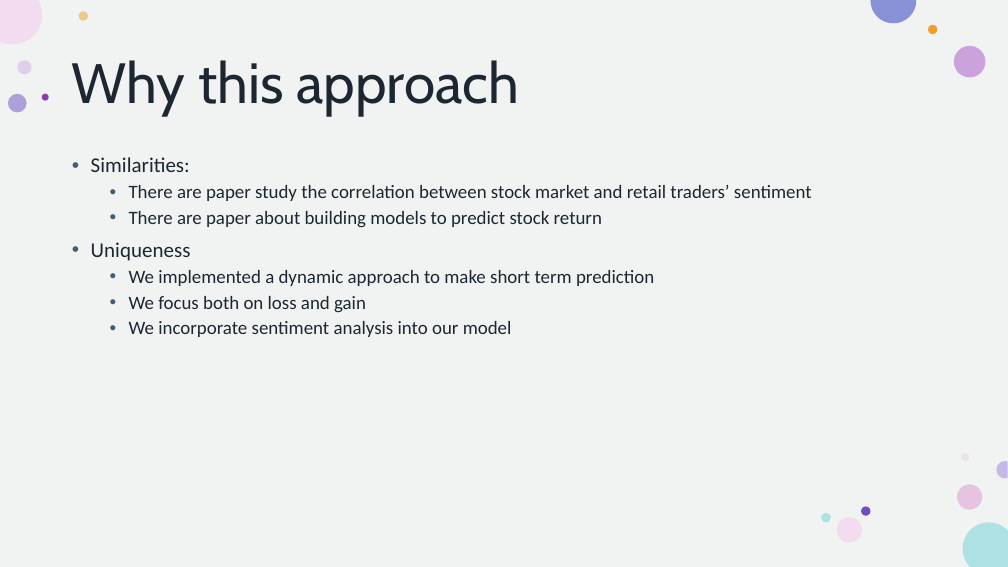
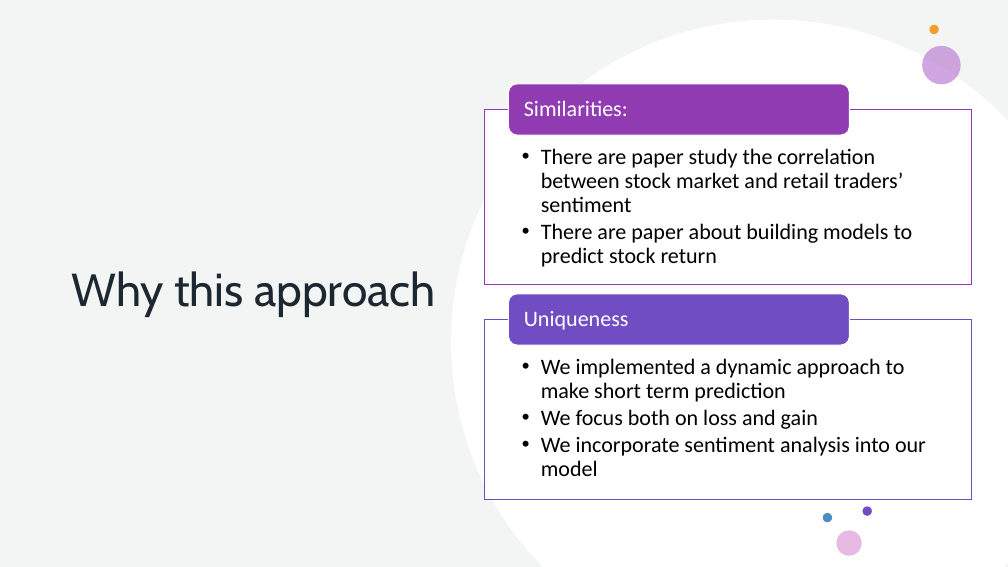
Before and after one commit to howie-zeng/Analyzing-Retail-Sentiment-and-Detecting-Trading-Signals, a slide deck: slide 5 of Presentation.pptx. Drawn at 1008x567 pixels with LibreOffice and Linux fonts; fonts in the diff are those of the drawing. Boxes give left, top, right and bottom in pixels: in the first picture for what was removed or moved away, otherwise in the second. Text is boxed around its words. In the diff, an @@ line names an element or a change of style, - is before the commit and + after.

```diff
--- a/Presentation.pptx
+++ b/Presentation.pptx
@@ rectangle removed at (0, 0, 1008, 567) @@
@@ rectangle added at (0, 0, 1008, 567), fill #FFFFFF @@
@@ rectangle added at (0, 0, 1008, 567), fill #D5DED8 at 30% opacity @@
@@ freeform shape added at (451, 20, 1008, 567), fill #FFFFFF @@
@@ title "Why this approach": place and size @@
-title "Why this approach" at (72, 60, 519, 116)
+title "Why this approach" at (71, 271, 435, 317)
@@ title "Why this approach" at (71, 271, 435, 317): size 54 to 44 pt @@
@@ group removed at (8, 11, 986, 542): 11 ellipses @@
@@ text removed at (91, 157, 812, 337) @@
-• Similarities:
-  • There are paper study the correlation between stock market and retail traders’ sentiment
-  • There are paper about building models to predict stock return
-• Uniqueness
-  • We implemented a dynamic approach to make short term prediction
-  • We focus both on loss and gain
-  • We incorporate sentiment analysis into our model
@@ group added at (484, 84, 971, 501): 4 texts, 2 rectangles, 2 rounded rectangles @@
+  • There are paper study the correlation between stock market and retail traders’ sentiment
+  • There are paper about building models to predict stock return
+Similarities:
+  • We implemented a dynamic approach to make short term prediction
+  • We focus both on loss and gain
+  • We incorporate sentiment analysis into our model
+Uniqueness
@@ group added at (823, 25, 961, 556): 5 ellipses @@
```
Also in this commit, not shown: 8 other slides changed.
